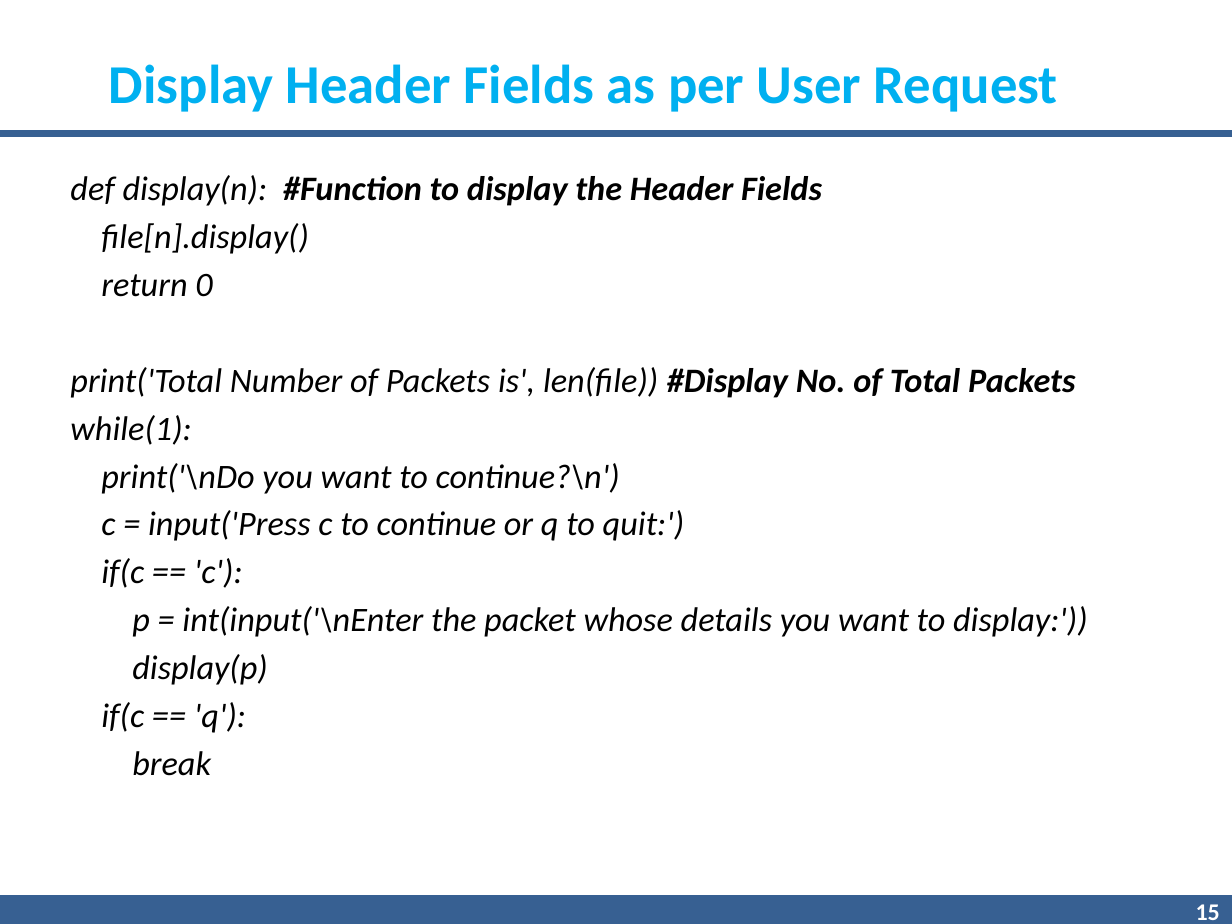
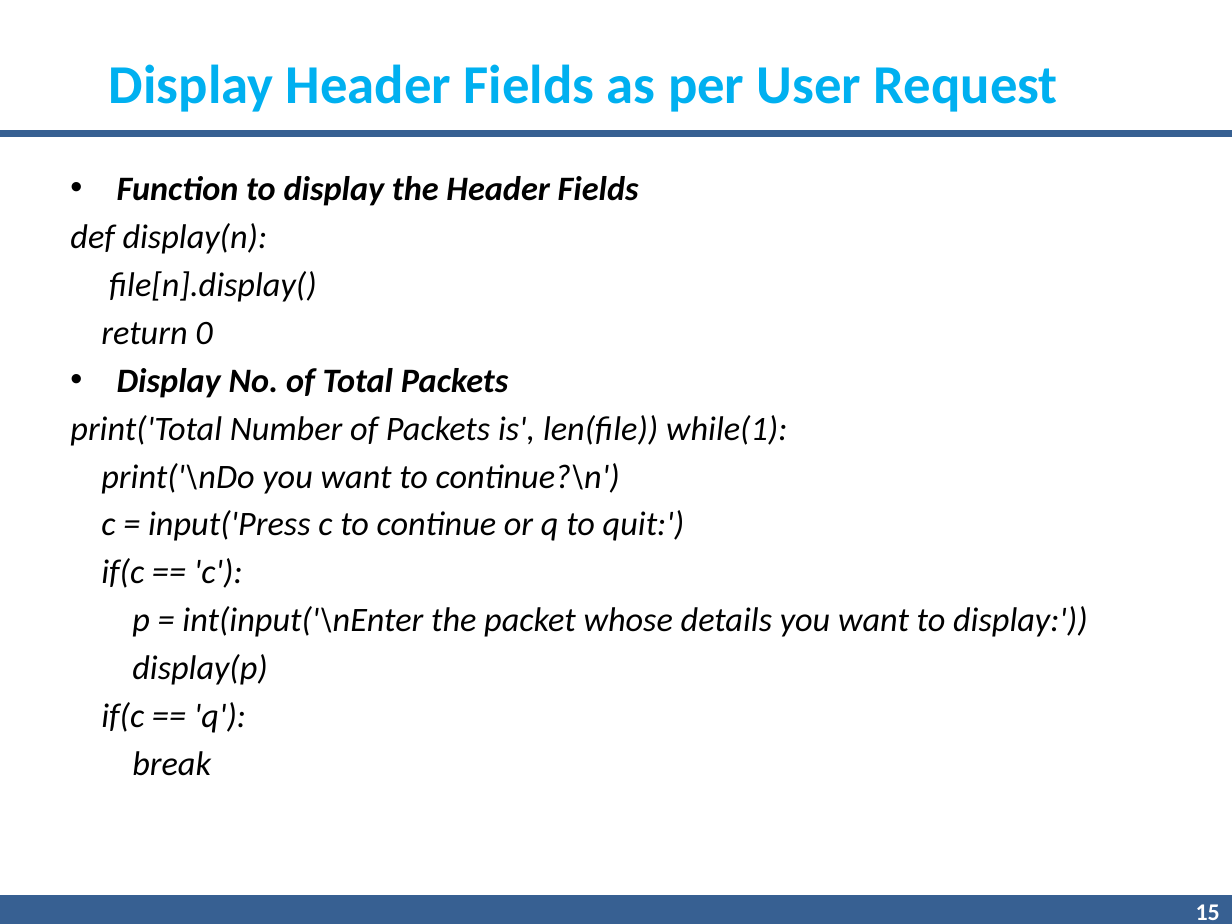
Before and after one commit to gnnain/Pcap_Reader, a slide deck: slide 15 of 7.pptx. Drawn at 1232x924 pixels with LibreOffice and Linux fonts; fonts in the diff are those of the drawing; background and template pictures are left out. Boxes give left, top, right and bottom in pixels: in the first picture for what was removed or moved away, otherwise in the second. Text is boxed around its words. In the diff, an @@ line names an element or a change of style, - is before the commit and + after.

```diff
--- a/7.pptx
+++ b/7.pptx
@@ text at <box>70,176,639,254</box>: text changed @@
-def display(n): #Function to display the Header Fields
+• Function to display the Header Fields
+def display(n):
@@ text at <box>70,368,787,446</box>: text changed @@
-print('Total Number of Packets is', len(file)) #Display No. of Total Packets
-while(1):
+• Display No. of Total Packets
+print('Total Number of Packets is', len(file)) while(1):
```
Also in this commit, not shown: 14 other slides changed, 6 slides added, 4 slides removed.
